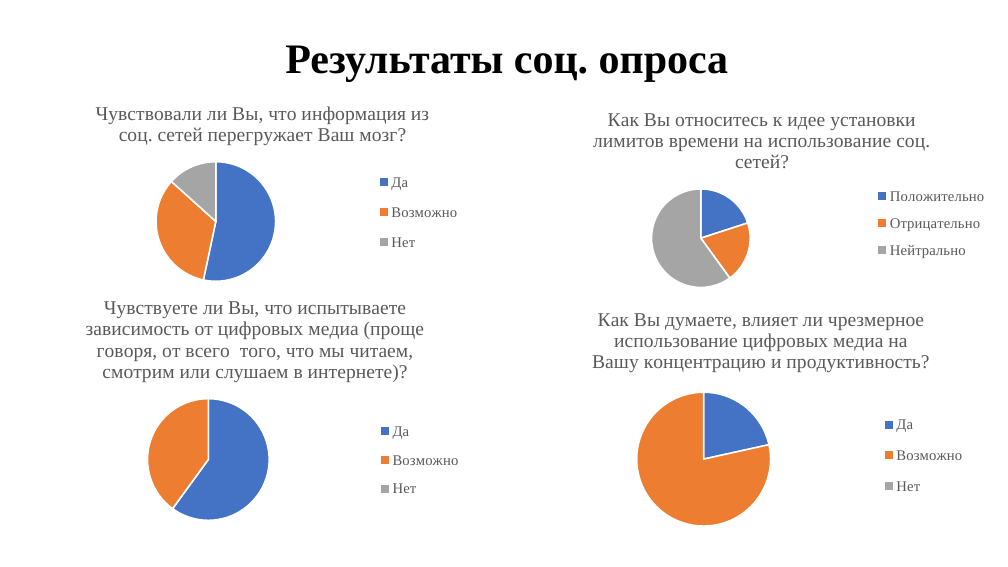
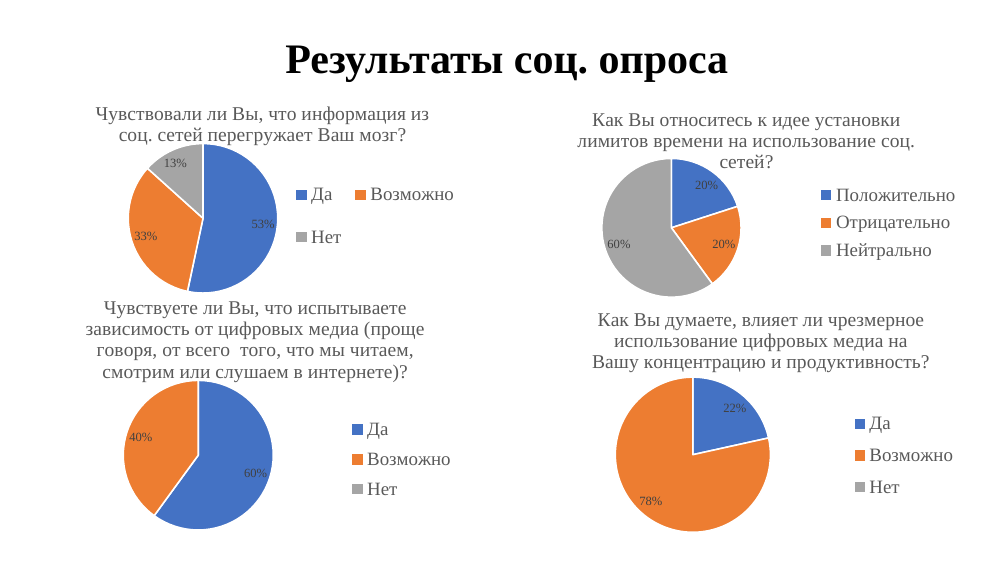
Before and after one commit to DronSyperlol/VirtualCurator, a slide deck: slide 6 of Docs/Куратор - виртуальный куратор.pptx (slide 14 before the commit). Drawn at 1008x567 pixels with LibreOffice and Linux fonts; fonts in the diff are those of the drawing. Boxes give left, top, right and bottom in pixels: in the first picture for what was removed or moved away, otherwise in the second. Text is boxed around its words. In the diff, an @@ line names an element or a change of style, - is before the commit and + after.

```diff
--- a/Docs/Куратор - виртуальный куратор.pptx
+++ b/Docs/Куратор - виртуальный куратор.pptx
@@ pie chart at <box>36,89,491,298</box> @@
@@ data labels of Чувствовали ли Вы, что информация из соц. сетей перегружает Ваш мозг? added @@
@@ legend changed @@
@@ plot area changed @@
@@ pie chart: place and size @@
-pie chart at <box>36,89,491,292</box>
+pie chart at <box>36,89,491,298</box>
@@ pie chart at <box>519,95,974,299</box> @@
@@ data labels of Series 1 added @@
@@ legend changed @@
@@ plot area changed @@
@@ pie chart: place and size @@
-pie chart at <box>519,95,1006,299</box>
+pie chart at <box>519,95,974,299</box>
@@ pie chart at <box>11,283,499,531</box> @@
@@ data labels of Чувствуете ли Вы, что испытываете зависимость от цифровых медиа (проще говоря, от всего  того, что мы читаем, смотрим ил added @@
@@ legend changed @@
@@ plot area changed @@
@@ pie chart at <box>530,297,971,536</box> @@
@@ data labels of Как Вы думаете, влияет ли чрезмерное использование цифровых медиа на Вашу концентрацию и продуктивность? added @@
@@ legend changed @@
@@ plot area changed @@
```
Also in this commit, not shown: 2 other slides changed, 1 slide added.
